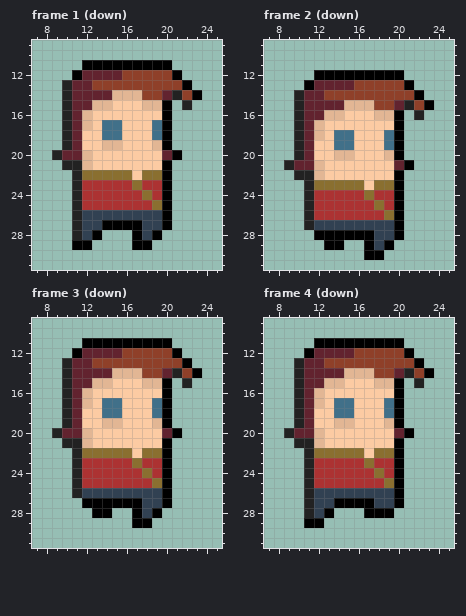
Pixel-art file: Assets/animations/player/player_walk.aseprite. That is the earlier state.
32x32 pixels, 13 frames. Shown: frame 1 (down): x 7..25, y 9..31; frame 2 (down): x 7..25, y 9..31; frame 3 (down): x 7..25, y 9..31; frame 4 (down): x 7..25, y 9..31. The commit also changed other frames, which this record leaves out.
Once edited:
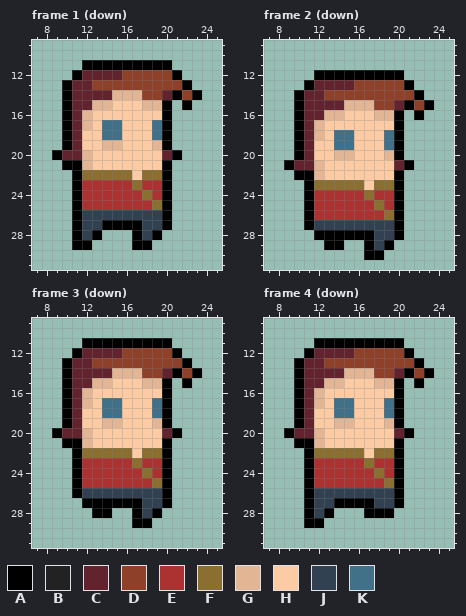
Palette (. is transparent): A #000000  B #222222  C #62232f  D #8f4029  E #ac3232  F #8a6f30  G #e2b694  H #fccba3  J #314152  K #417089
Edits made:
--- frame 1 (down), layer "Sprite"
@@ x 7..25 @@
 12 ....ACCCCDDDDDA....
-13 ...BCCDDDDDDDDDA...
-14 ...BCCCCGGGDDCBDA..
-15 ...BCCGGHHHGGA.B...
-16 ...BCGHHHHHHHA.....
-17 ...BCGHKKHHHKA.....
-18 ...BCHHKKHHHKA.....
-19 ...BCHHGGHHHGA.....
-20 ..BCCGHHHHHHHCA....
-21 ...BBGHHHHHHHA.....
-22 ....BFFFFFHFFA.....
-23 ....BEEEEEFEEA.....
-24 ....BEEEEEEFEA.....
-25 ....BEEEEEEEFA.....
-26 ....BJJJJJJJJA.....
-27 ....BJJAAAAJJA.....
-28 ....BJA...AJA......
+13 ...ACCDDDDDDDDDA...
+14 ...ACCCCGGGDDCADA..
+15 ...ACCGGHHHGGA.A...
+16 ...ACGHHHHHHHA.....
+17 ...ACGHKKHHHKA.....
+18 ...ACHHKKHHHKA.....
+19 ...ACHHGGHHHGA.....
+20 ..ACCGHHHHHHHCA....
+21 ...AAGHHHHHHHA.....
+22 ....AFFFFFHFFA.....
+23 ....AEEEEEFEEA.....
+24 ....AEEEEEEFEA.....
+25 ....AEEEEEEEFA.....
+26 ....AJJJJJJJJA.....
+27 ....AJJAAAAJJA.....
+28 ....AJA...AJA......
 29 ....AA....AA.......
--- frame 2 (down), layer "Sprite"
@@ x 7..25 @@
 13 ....ACCCCDDDDDA....
-14 ...BCCDDDDDDDDDA...
-15 ...BCCCCGGGDDCBDA..
-16 ...BCCGGHHHGGA.B...
-17 ...BCGHHHHHHHA.....
-18 ...BCGHKKHHHKA.....
-19 ...BCHHKKHHHKA.....
-20 ...BCHHGGHHHGA.....
-21 ..BCCGHHHHHHHCA....
-22 ...BBGHHHHHHHA.....
-23 ....BFFFFFHFFA.....
-24 ....BEEEEEFEEA.....
-25 ....BEEEEEEFEA.....
-26 ....BEEEEEEEFA.....
-27 ....BJJJJJJJJA.....
+14 ...ACCDDDDDDDDDA...
+15 ...ACCCCGGGDDCADA..
+16 ...ACCGGHHHGGA.A...
+17 ...ACGHHHHHHHA.....
+18 ...ACGHKKHHHKA.....
+19 ...ACHHKKHHHKA.....
+20 ...ACHHGGHHHGA.....
+21 ..ACCGHHHHHHHCA....
+22 ...AAGHHHHHHHA.....
+23 ....AFFFFFHFFA.....
+24 ....AEEEEEFEEA.....
+25 ....AEEEEEEFEA.....
+26 ....AEEEEEEEFA.....
+27 ....AJJJJJJJJA.....
 28 .....AAAAAAJJA.....
--- frame 3 (down), layer "Sprite"
@@ x 7..25 @@
 12 ....ACCCCDDDDDA....
-13 ...BCCDDDDDDDDDA...
-14 ...BCCCCGGGDDCBDA..
-15 ...BCCGGHHHGGA.B...
-16 ...BCGHHHHHHHA.....
-17 ...BCGHKKHHHKA.....
-18 ...BCHHKKHHHKA.....
-19 ...BCHHGGHHHGA.....
-20 ..BCCGHHHHHHHCA....
-21 ...BBGHHHHHHHA.....
-22 ....BFFFFFHFFA.....
-23 ....BEEEEEFEEA.....
-24 ....BEEEEEEFEA.....
-25 ....BEEEEEEEFA.....
-26 ....BJJJJJJJJA.....
+13 ...ACCDDDDDDDDDA...
+14 ...ACCCCGGGDDCADA..
+15 ...ACCGGHHHGGA.A...
+16 ...ACGHHHHHHHA.....
+17 ...ACGHKKHHHKA.....
+18 ...ACHHKKHHHKA.....
+19 ...ACHHGGHHHGA.....
+20 ..ACCGHHHHHHHCA....
+21 ...AAGHHHHHHHA.....
+22 ....AFFFFFHFFA.....
+23 ....AEEEEEFEEA.....
+24 ....AEEEEEEFEA.....
+25 ....AEEEEEEEFA.....
+26 ....AJJJJJJJJA.....
 27 .....AAAAAAJJA.....
--- frame 4 (down), layer "Sprite"
@@ x 7..25 @@
 12 ....ACCCCDDDDDA....
-13 ...BCCDDDDDDDDDA...
-14 ...BCCCCGGGDDCBDA..
-15 ...BCCGGHHHGGA.B...
-16 ...BCGHHHHHHHA.....
-17 ...BCGHKKHHHKA.....
-18 ...BCHHKKHHHKA.....
-19 ...BCHHGGHHHGA.....
-20 ..BCCGHHHHHHHCA....
-21 ...BBGHHHHHHHA.....
-22 ....BFFFFFHFFA.....
-23 ....BEEEEEFEEA.....
-24 ....BEEEEEEFEA.....
-25 ....BEEEEEEEFA.....
-26 ....BJJJJJJJJA.....
-27 ....BJJAAAAJJA.....
-28 ....BJA...AAA......
+13 ...ACCDDDDDDDDDA...
+14 ...ACCCCGGGDDCADA..
+15 ...ACCGGHHHGGA.A...
+16 ...ACGHHHHHHHA.....
+17 ...ACGHKKHHHKA.....
+18 ...ACHHKKHHHKA.....
+19 ...ACHHGGHHHGA.....
+20 ..ACCGHHHHHHHCA....
+21 ...AAGHHHHHHHA.....
+22 ....AFFFFFHFFA.....
+23 ....AEEEEEFEEA.....
+24 ....AEEEEEEFEA.....
+25 ....AEEEEEEEFA.....
+26 ....AJJJJJJJJA.....
+27 ....AJJAAAAJJA.....
+28 ....AJA...AAA......
 29 ....AA.............
Pixel boxes of the changes (left, top, right, bottom) in both pictures:
changed: (52, 80, 82, 240)
changed: (172, 90, 192, 110)
changed: (284, 90, 314, 230)
changed: (404, 100, 424, 120)
changed: (52, 358, 82, 498)
changed: (172, 368, 192, 388)
changed: (284, 358, 314, 518)
changed: (404, 368, 424, 388)
